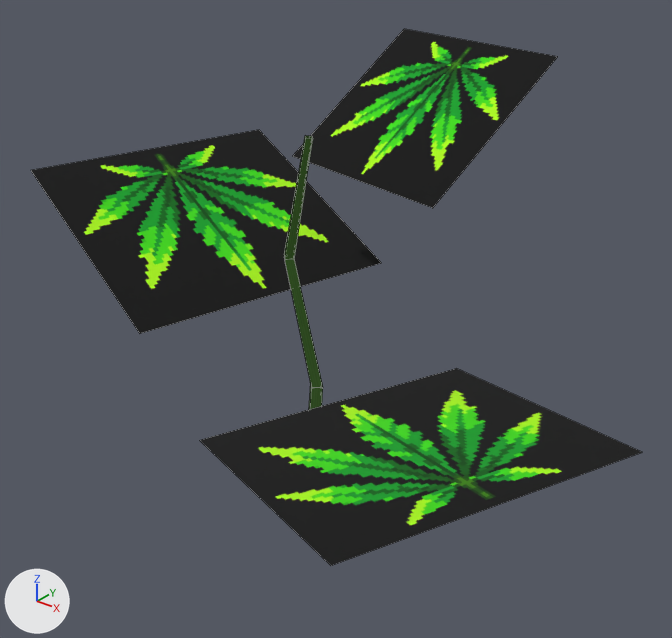
The OBJ model src/main/resources/assets/stonedew/models/block/plants/plant_1_3_0_lod.obj: old version first, new version second.
Before and after are seen from a 50 mm lens placed at (0.978, -1.056, 0.565), pointed at (0.524, -0.488, 0.213). Every picture has the same lights, and +X, +Y and +Z are marked at lower left. The older version comes first. Mesh edges are drawn as thin lines. Where no turn or scale is listed for an object, it has been applied to the vertices.

Script lines for the objects in view, before the commit:
```python
me_model = bpy.data.meshes.new('model')
me_model.from_pydata(...)  # 36 vertices, 15 faces; spans x 0.199..0.804, y -0.722..-0.293, z 0.0..0.426
# faces by material slot: [12, 3]
me_model.materials.append(mat_stem)  # picture img_plant_stem
me_model.materials.append(mat_leaf_lod)  # picture img_leaf_fan
ob_model = bpy.data.objects.new('model', me_model)
ob_model.location = (0.0, 0.0, 0.0)
```
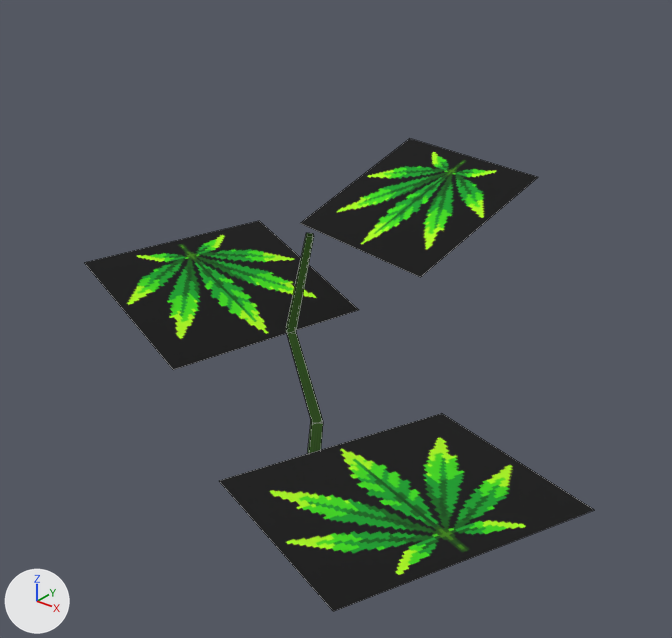
Where the change shows, as pixel boxes [x1, y1, x2, y2] in the pictures (672 x 638 px; the box of a moved part takes in the faces that stretch with it):
'model', reshaped (17% narrower, 12% shorter)
    before: [31, 29, 642, 566]
    after: [85, 139, 594, 611]
part 1 of me_model, moved or reshaped
    before: [284, 257, 323, 389]
    after: [286, 330, 323, 425]
part 2 of me_model, moved or reshaped
    before: [284, 135, 313, 260]
    after: [286, 233, 314, 333]
part 3 of me_model, moved or reshaped
    before: [31, 29, 642, 566]
    after: [85, 139, 594, 611]

Diff of the bpy script that builds the scene:
```diff
--- a/src/main/resources/assets/stonedew/models/block/plants/plant_1_3_0_lod.obj.py
+++ b/src/main/resources/assets/stonedew/models/block/plants/plant_1_3_0_lod.obj.py
@@ me_model @@
 # used by ob_model
-me_model.from_pydata(...)  # 36 vertices, 15 faces; spans x 0.199..0.804, y -0.722..-0.293, z 0.0..0.426
-me_model.vertices[2].co = (0.506, -0.487, 0.143)  # pixel (321, 382)
-me_model.vertices[3].co = (0.513, -0.494, 0.143)  # pixel (322, 387)
-me_model.vertices[5].co = (0.499, -0.494, 0.144)  # pixel (310, 382)
-me_model.vertices[7].co = (0.506, -0.501, 0.144)  # pixel (311, 387)
-me_model.vertices[24].co = (0.504, -0.636, 0.156)  # pixel (199, 440)
-me_model.vertices[25].co = (0.708, -0.722, 0.197)  # pixel (330, 565)
-me_model.vertices[26].co = (0.804, -0.494, 0.197)  # pixel (642, 452)
-me_model.vertices[27].co = (0.6, -0.408, 0.156)  # pixel (456, 368)
-me_model.vertices[28].co = (0.479, -0.359, 0.213)  # pixel (381, 263)
-me_model.vertices[29].co = (0.266, -0.303, 0.301)  # pixel (259, 129)
-me_model.vertices[30].co = (0.199, -0.556, 0.301)  # pixel (30, 170)
-me_model.vertices[31].co = (0.412, -0.612, 0.213)  # pixel (139, 333)
-me_model.vertices[32].co = (0.603, -0.465, 0.325)  # pixel (432, 208)
-me_model.vertices[33].co = (0.633, -0.333, 0.426)  # pixel (557, 56)
-me_model.vertices[34].co = (0.451, -0.293, 0.426)  # pixel (404, 28)
-me_model.vertices[35].co = (0.422, -0.425, 0.325)  # pixel (292, 156)
+me_model.from_pydata(...)  # 36 vertices, 15 faces; spans x 0.242..0.778, y -0.701..-0.292, z -0.001..0.321
+# me_model part 1: the loose piece of 8 vertices spanning x 0.485..0.513, y -0.515..-0.487, z 0.143..0.269 is scaled about its middle by (0.999, 0.999, 0.75), then moved by (0.0, 0.0, -0.053)
+# me_model part 2: the loose piece of 8 vertices spanning x 0.485..0.516, y -0.515..-0.503, z 0.268..0.376 is scaled about its middle by (1, 1, 0.882), then moved by (0.0, 0.0, -0.075)
+# me_model part 3
+me_model.vertices[2].co = (0.506, -0.487, 0.106)  # pixel (321, 417)
+me_model.vertices[3].co = (0.513, -0.494, 0.106)  # pixel (323, 423)
+me_model.vertices[5].co = (0.499, -0.494, 0.107)  # pixel (311, 417)
+me_model.vertices[7].co = (0.506, -0.501, 0.107)  # pixel (312, 423)
+me_model.vertices[24].co = (0.509, -0.623, 0.113)  # pixel (218, 480)
+me_model.vertices[25].co = (0.692, -0.701, 0.136)  # pixel (333, 611)
+me_model.vertices[26].co = (0.778, -0.498, 0.136)  # pixel (594, 510)
+me_model.vertices[27].co = (0.595, -0.421, 0.113)  # pixel (441, 413)
+me_model.vertices[28].co = (0.472, -0.386, 0.169)  # pixel (359, 310)
+me_model.vertices[29].co = (0.295, -0.339, 0.21)  # pixel (259, 220)
+me_model.vertices[30].co = (0.242, -0.539, 0.21)  # pixel (84, 262)
+me_model.vertices[31].co = (0.419, -0.585, 0.169)  # pixel (173, 369)
+me_model.vertices[32].co = (0.593, -0.463, 0.263)  # pixel (420, 277)
+me_model.vertices[33].co = (0.623, -0.328, 0.321)  # pixel (538, 177)
+me_model.vertices[34].co = (0.462, -0.292, 0.321)  # pixel (409, 138)
+me_model.vertices[35].co = (0.432, -0.427, 0.263)  # pixel (300, 223)
 me_model.materials.append(mat_stem)
```
